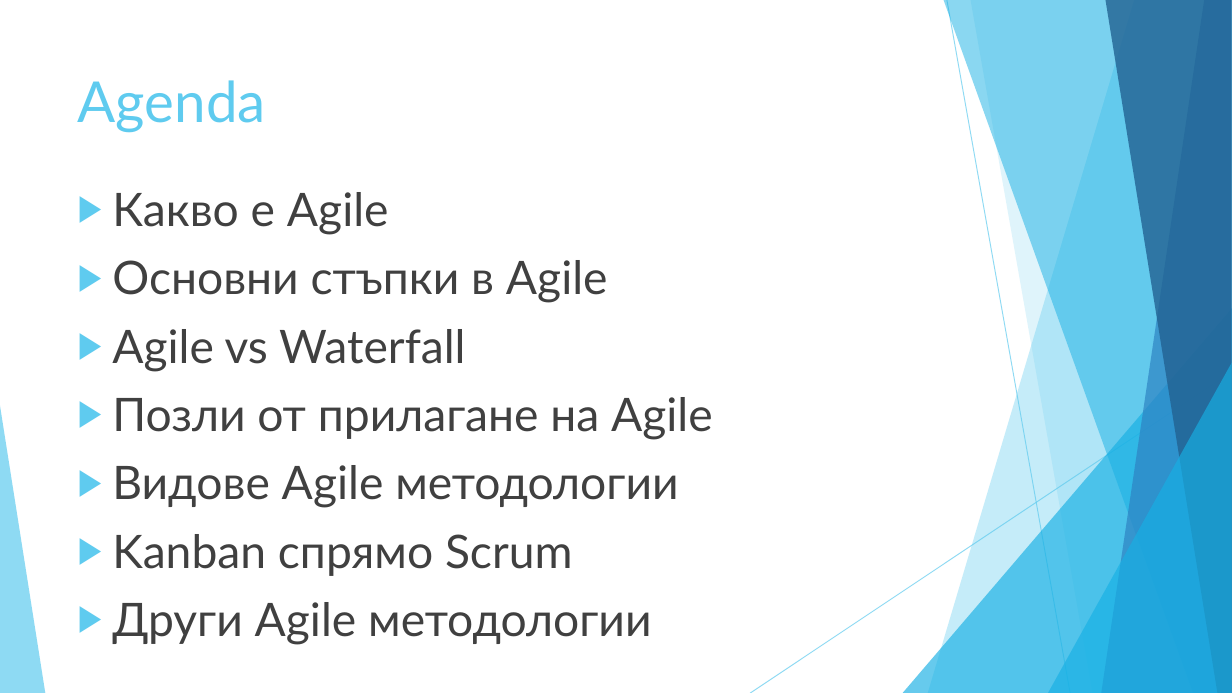
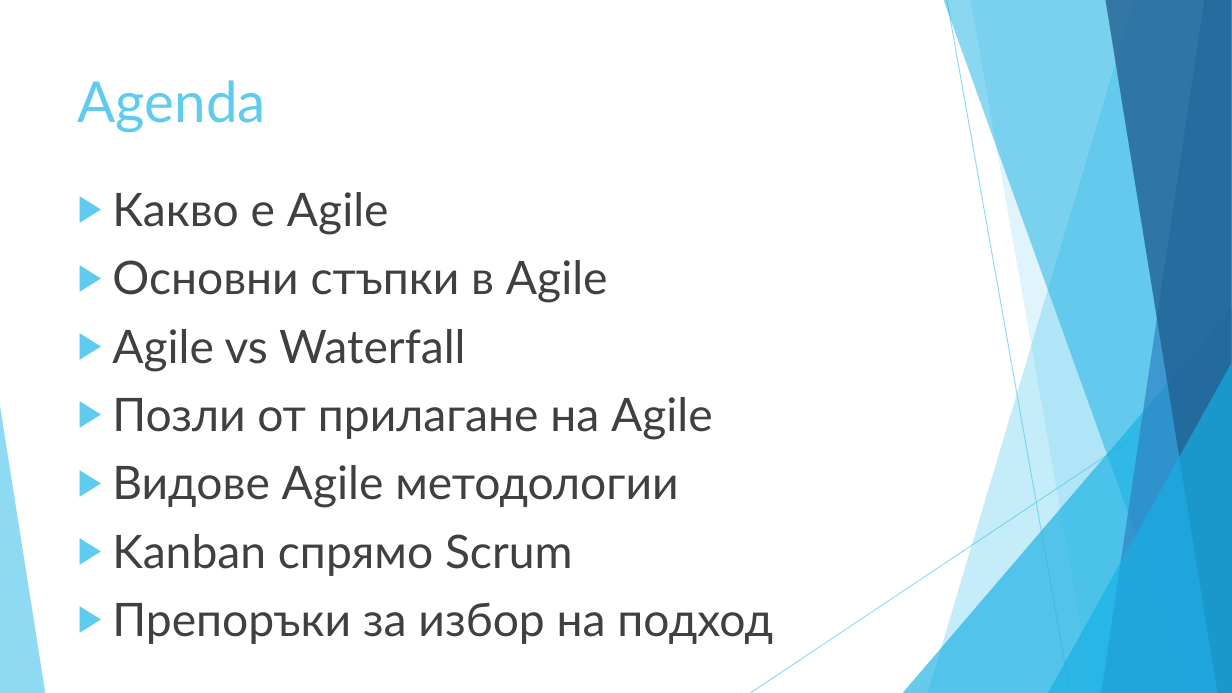
Before and after one commit to vtasheva/coursework-customer-requirements, a slide deck: slide 2 of Coursework - presentation.pptx. Drawn at 1232x693 pixels with LibreOffice and Linux fonts; fonts in the diff are those of the drawing. Boxes give left, top, right and bottom in pixels: in the first picture for what was removed or moved away, otherwise in the second. Text is boxed around its words. In the diff, an @@ line names an element or a change of style, - is before the commit and + after.

```diff
--- a/Coursework - presentation.pptx
+++ b/Coursework - presentation.pptx
@@ text at box(112, 602, 773, 644): text changed @@
-▶ Други Agile методологии
+▶ Препоръки за избор на подход
```
Also in this commit, not shown: 1 slide added.
